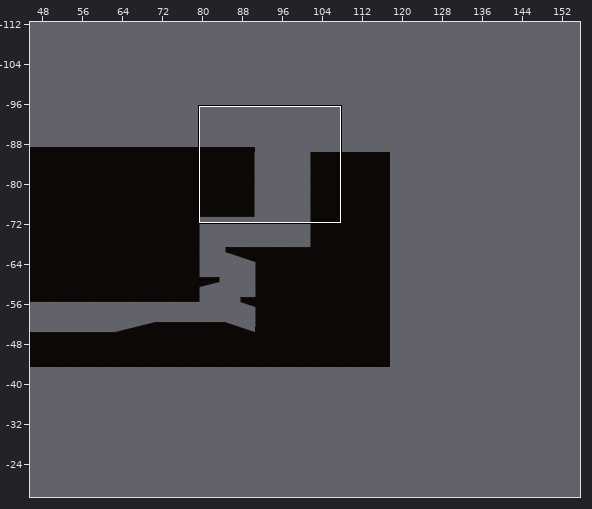
Tiled map: Assets/Tiled/Level1TileMap/map1-1.tmx. Above, an overview of the earlier version with the close-up marked.
Close-up. Before:
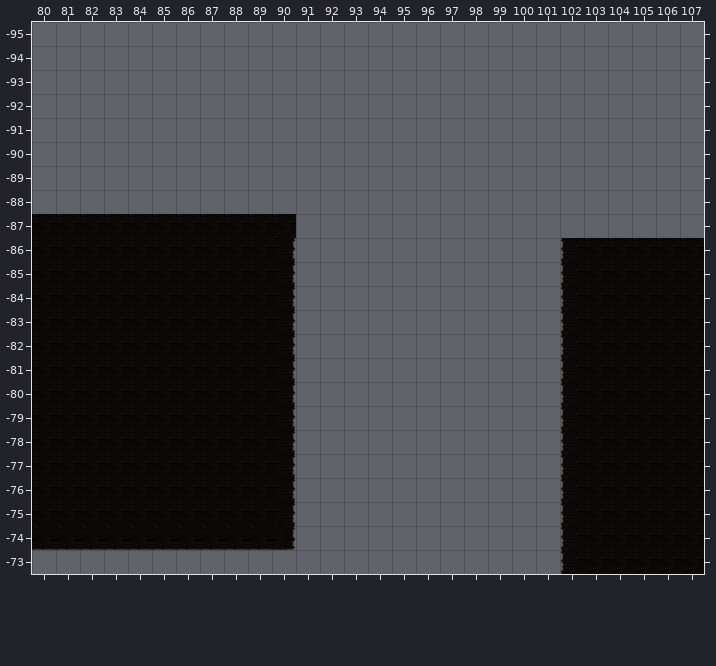
Cells are 256x256 px. Shown: x 80..107, y -95..-73. The commit also changed other parts of the map, which this record leaves out.
The same view after the edit:
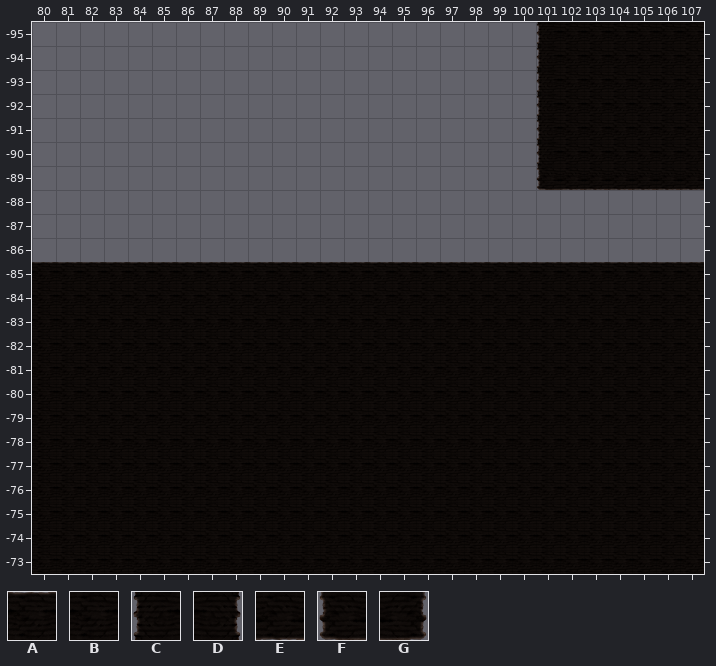
Key: from "Level1 Tileset": A 0, B 8, C 9, D 10, E 16, F 17, G 18.
_ is an empty cell.
Tiles replaced or removed in this view: B, C, D, E, G.
Difference:
Changed rows in their new state; . is an unchanged cell.
Layer "ground":
first column x 80:
-95 .....................CBBBBBB
-94 .....................CBBBBBB
-93 .....................CBBBBBB
-92 .....................CBBBBBB
-91 .....................CBBBBBB
-90 .....................CBBBBBB
-89 .....................FEEEEEE
-87 ___________.................
-86 ___________...........______
-85 AAAAAAAAAAAAAAAAAAAAAAAAAAAA
-84 ..........BBBBBBBBBBBBB.....
-83 ..........BBBBBBBBBBBBB.....
-82 ..........BBBBBBBBBBBBB.....
-81 ..........BBBBBBBBBBBBB.....
-80 ..........BBBBBBBBBBBBB.....
-79 ..........BBBBBBBBBBBBB.....
-78 ..........BBBBBBBBBBBBB.....
-77 ..........BBBBBBBBBBBBB.....
-76 ..........BBBBBBBBBBBBB.....
-75 ..........BBBBBBBBBBBBB.....
-74 BBBBBBBBBBBBBBBBBBBBBBB.....
-73 BBBBBBBBBBBBBBBBBBBBBBB.....
Pixel boxes of the changes (left, top, right, bottom) in both close-ups:
added: (536, 22, 704, 190)
changed: (32, 214, 704, 574)
